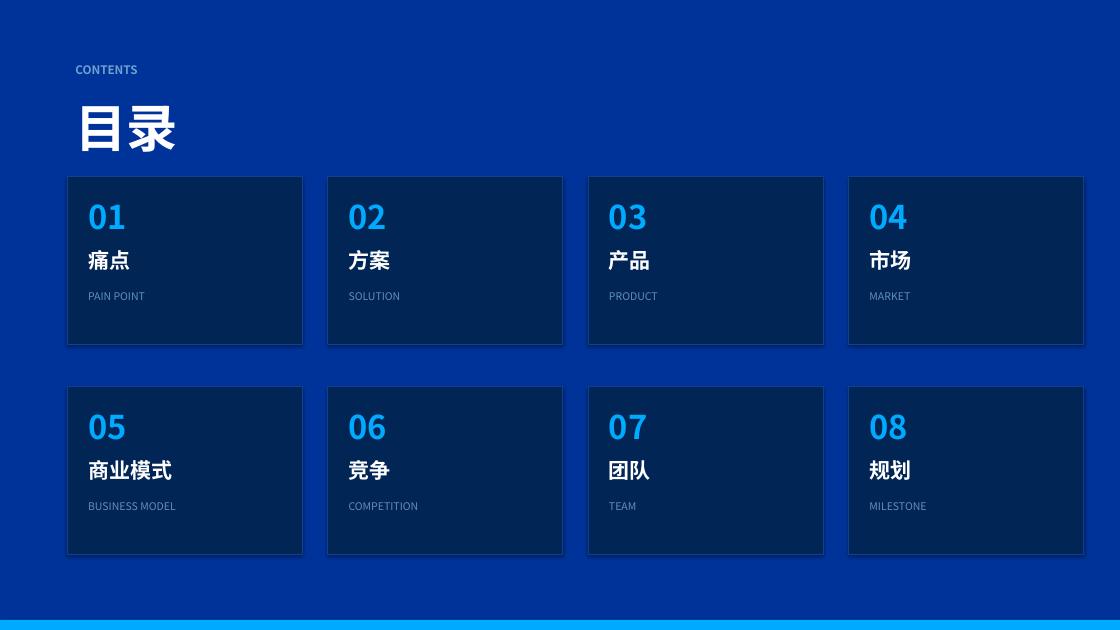
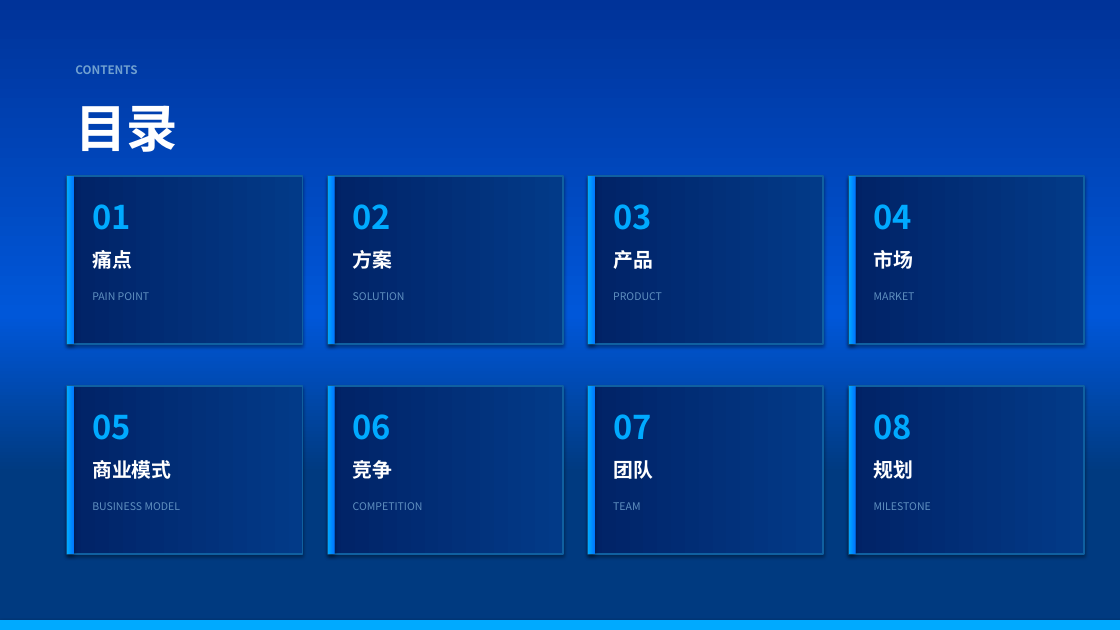
Before and after one commit to Luoyi-Gan/zhishui-landing, a slide deck: slide 2 of 智水清源-路演模版.pptx. Drawn at 1120x630 pixels with LibreOffice and Linux fonts; fonts in the diff are those of the drawing. Boxes give left, top, right and bottom in pixels: in the first picture for what was removed or moved away, otherwise in the second. Text is boxed around its words. In the diff, an @@ line names an element or a change of style, - is before the commit and + after.

```diff
--- a/智水清源-路演模版.pptx
+++ b/智水清源-路演模版.pptx
@@ rectangle removed at (0, 0, 1120, 630) @@
@@ text "目录" at (75, 105, 178, 152): text colour #FFFFFF to gradient #FFFFFF to #00AAFF @@
@@ rectangle added at (67, 176, 74, 344), fill gradient #00AAFF to #0077FF @@
@@ rectangle added at (328, 176, 334, 344), fill gradient #00AAFF to #0077FF @@
@@ rectangle added at (588, 176, 595, 344), fill gradient #00AAFF to #0077FF @@
@@ rectangle added at (849, 176, 855, 344), fill gradient #00AAFF to #0077FF @@
@@ text "PAIN POINT": place and size @@
-text "PAIN POINT" at (88, 292, 145, 300)
+text "PAIN POINT" at (92, 292, 149, 300)
@@ text "SOLUTION": place and size @@
-text "SOLUTION" at (349, 292, 401, 300)
+text "SOLUTION" at (353, 292, 405, 300)
@@ text "PRODUCT": place and size @@
-text "PRODUCT" at (609, 292, 658, 300)
+text "PRODUCT" at (613, 292, 662, 300)
@@ text "MARKET": place and size @@
-text "MARKET" at (869, 292, 910, 300)
+text "MARKET" at (874, 292, 915, 300)
@@ rectangle added at (67, 386, 74, 555), fill gradient #00AAFF to #0077FF @@
@@ rectangle added at (328, 386, 334, 555), fill gradient #00AAFF to #0077FF @@
@@ rectangle added at (588, 386, 595, 555), fill gradient #00AAFF to #0077FF @@
@@ fill #012555 to gradient #012266 to #023A88; outline #104090 1 pt to #1060A0 1.5 pt in 8 elements at (67, 176, 302, 344), (328, 176, 563, 344), (588, 176, 823, 344), (849, 176, 1084, 344), (67, 386, 302, 555), (328, 386, 563, 555), (588, 386, 823, 555), (849, 386, 1084, 555) @@
@@ rectangle added at (849, 386, 855, 555), fill gradient #00AAFF to #0077FF @@
@@ 8 texts: place and size @@
-8 texts at (88, 204, 907, 440)
+8 texts at (92, 204, 912, 440)
@@ size 18 to 17 pt in 8 elements at (353, 250, 393, 269), (353, 460, 393, 479), (92, 250, 132, 269), (613, 250, 653, 269), (874, 250, 914, 269), (92, 460, 171, 479), (613, 460, 653, 479), (874, 460, 914, 479) @@
@@ text "BUSINESS MODEL": place and size @@
-text "BUSINESS MODEL" at (88, 502, 175, 510)
+text "BUSINESS MODEL" at (92, 502, 180, 510)
@@ text "COMPETITION": place and size @@
-text "COMPETITION" at (349, 502, 419, 510)
+text "COMPETITION" at (353, 502, 423, 510)
@@ text "TEAM": place and size @@
-text "TEAM" at (609, 502, 636, 510)
+text "TEAM" at (613, 502, 640, 510)
@@ text "MILESTONE": place and size @@
-text "MILESTONE" at (869, 502, 926, 510)
+text "MILESTONE" at (874, 502, 931, 510)
```
Also in this commit, not shown: 11 other slides changed, 1 other file.
